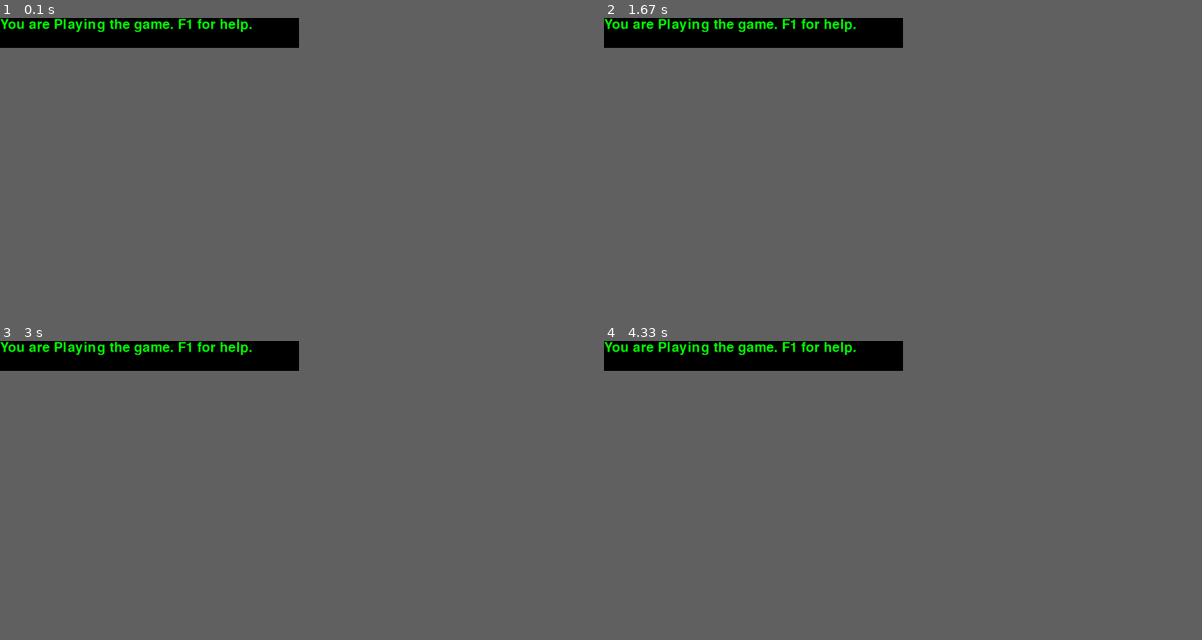
Above: before the commit, frames 1-4 (two rows, left to right).
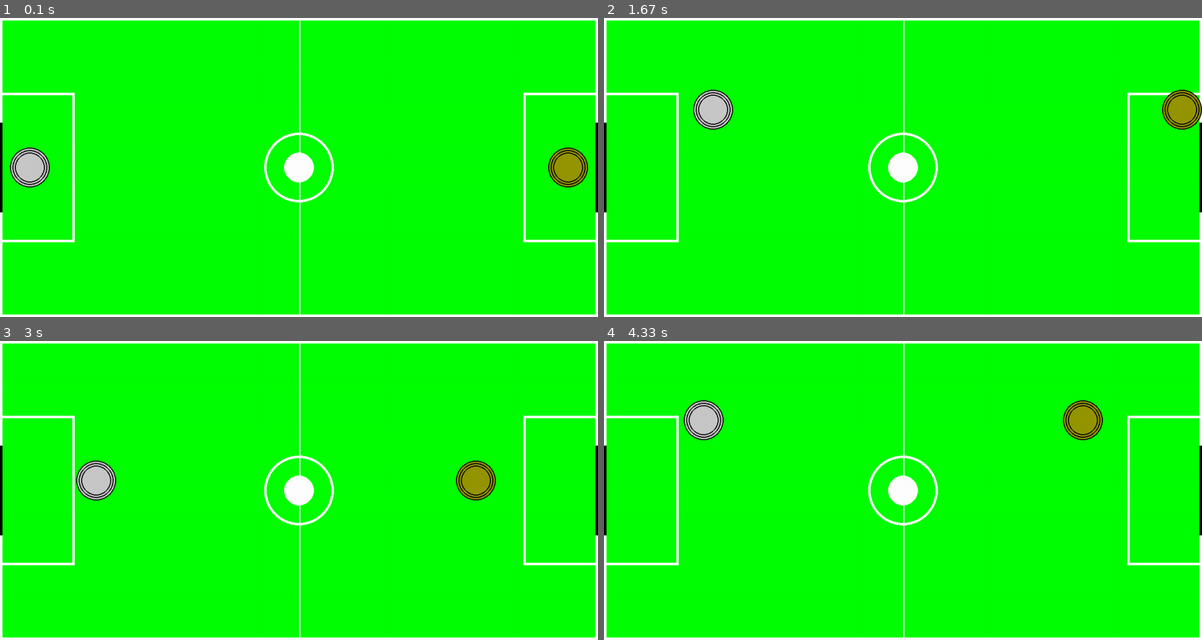
Above: after the commit, the same moments.

Repository: hentt30/game-ces22
Game: pygame game, started from main.py
Two runs of this game, one before a commit and one after it. Both use one fixed random seed, a clock stepped at 60 frames per second and the inputs below.
Inputs:
- Up to frame 1 (0.1 s): no input
- Up to frame 2 (1.67 s): hold A 0.33-0.8 s; hold Right 0.33-0.8 s; hold Right 0.83-1.3 s; hold D 0.83-1.3 s; hold Up 1.33-1.63 s; hold W 1.33-1.63 s
- Up to frame 3 (3 s): hold Right 1.67-2.13 s; hold D 1.67-2.13 s; hold Left 2.17-2.7 s; hold A 2.17-2.7 s; hold Down from 2.73 s (still down); hold S from 2.73 s (still down)
- Up to frame 4 (4.33 s): release Down at 3.03 s; release S at 3.03 s; hold Left 3.07-3.47 s; hold A 3.07-3.47 s; hold Up 3.5-3.87 s; hold W 3.5-3.87 s; hold Right from 3.9 s (still down); hold D from 3.9 s (still down)
In our replay, the window is 450x45 before the commit and 900x450 after it. These sizes can differ from the game's own. Grey fills any space a smaller window leaves; there, only what the larger window draws over its background counts as a difference.

The runs differ from the first frame. In frame 1, 10% of the frame differs, in the area x 0-100%, y 0-100%; in frame 2, 10%; in frame 3, 10%; in frame 4, 10%.

Commit message:
adding paddle moviment

Diff:
--- a/game/config/constants.py
+++ b/game/config/constants.py
@@ -1,8 +1,7 @@
-
 import sys
-
 """ All sizes in pixels and speeds in pixels per second """
 FPS = 60
+TIME_DELTA = 0.016
 
 # Screen size
 HEIGHT = 600
@@ -14,12 +13,14 @@
 PADDLE_MASS = 2000
 
 # Paddle 1 start position.
-PADDLE1X = 20
-PADDLE1Y = HEIGHT / 2
+PADDLE_LEFT_X = 60
+PADDLE_LEFT_Y = HEIGHT / 2
+PADDLE_LEFT_COLOR = (200, 200, 200)
 
 # Paddle 2 start position.
-PADDLE2X = WIDTH - 20
-PADDLE2Y = HEIGHT / 2
+PADDLE_RIGHT_X = WIDTH - 60
+PADDLE_RIGHT_Y = HEIGHT / 2
+PADDLE_RIGHT_COLOR = (150, 150, 0)
 
 # Puck
 PUCK_SIZE = 30
@@ -28,8 +29,8 @@
 
 # Goal Position
 GOAL_WIDTH = 180
-GOAL_Y1 = HEIGHT / 2 - GOAL_WIDTH / 2
-GOAL_Y2 = HEIGHT / 2 + GOAL_WIDTH / 2
+GOAL_Y = HEIGHT / 2 - GOAL_WIDTH / 2
+GOAL_Y_RIGHT = HEIGHT / 2 + GOAL_WIDTH / 2
 
 # Speed levels
 EASY = 450
@@ -39,7 +40,7 @@
 # color
 BLACK = (0, 0, 0)
 WHITE = (255, 255, 255)
-
+BACKGROUND_COLOR = (0, 255, 0)
 # Scoring
 SCORE_LIMIT = 5
 ROUND_LIMIT = 2
@@ -56,3 +57,12 @@
 
 # info button
 INFO_BUTTON_RADIUS = 32
+
+# sides
+LEFT = 0
+RIGHT = 1
+
+# strings
+
+PADDLE_RIGHT = "paddle_right"
+PADDLE_LEFT = "paddle_left"
--- a/game/controllers/keyboard.py
+++ b/game/controllers/keyboard.py
@@ -22,13 +22,3 @@
                 # Se a janela fechar
                 if (event.type == pygame.QUIT):
                     self.event_manager.post(QuitEvent())
-                if (event.type == pygame.KEYDOWN):
-                    if (event.key == pygame.K_ESCAPE):
-                        self.event_manager.post(StateChangeEvent(None))
-                    else:
-                        self.keydown_play(event)
-
-    def keydown_play(self, event):
-        """ Gerencia as teclas apertadas durante o jogo
-        """
-        self.event_manager.post(InputEvent(event.unicode, None))
--- a/game/model/game.py
+++ b/game/model/game.py
@@ -1,4 +1,5 @@
 from game.subscriber.events import *
+from game.model.state import State
 
 
 class GameEngine:
@@ -9,12 +10,16 @@
         self.event_manager = event_manager
         self.event_manager.subscribe_listener(self)
         self.keep_going = False
+        self.state = State(event_manager)
 
     def notify(self, event) -> None:
         """ Receber a notificação do gerenciador de eventos
         """
         if (isinstance(event, QuitEvent)):
             self.keep_going = False
+
+        if (isinstance(event, TickEvent)):
+            self.state.update()
 
     def run(self):
         """ Inicia o  jogo
--- /dev/null
+++ b/game/model/paddle.py
@@ -0,0 +1,75 @@
+import pygame
+import math
+from game.config.constants import *
+
+
+class Paddle:
+    def __init__(self, x, y, side):
+        self.x = x
+        self.y = y
+        self.radius = PADDLE_SIZE
+        self.speed = PADDLE_SPEED
+        self.mass = PADDLE_MASS
+        self.side = side  # 0 left and 1 right
+        self.time_delta = TIME_DELTA
+        self.field_height = HEIGHT
+        self.field_width = WIDTH
+        self.angle = 0
+
+    def check_vertical_bounds(self):
+        # top
+        if (self.y - self.radius <= 0):
+            self.y = self.radius
+        elif (self.y + self.radius > self.field_height):
+            self.y = self.field_height - self.radius
+
+    def check_left_boundary(self):
+        if (self.x - self.radius <= 0):
+            self.x = self.radius
+        elif (self.x + self.radius > int(self.field_width / 2)
+              and self.side == LEFT):
+            self.x = int(self.field_width / 2) - self.radius
+
+    def check_right_boundary(self):
+
+        if (self.x + self.radius > self.field_width):
+            self.x = self.field_width - self.radius
+
+        elif (self.x - self.radius < int(self.field_width / 2)
+              and self.side == RIGHT):
+            self.x = int(self.field_width / 2) + self.radius
+
+    def move(self, up, down, left, right):
+        dx, dy = self.x, self.y
+        self.x += (right - left) * self.speed * self.time_delta
+        self.y += (down - up) * self.speed * self.time_delta
+
+        dx = self.x - dx
+        dy = self.y - dy
+
+        self.angle = math.atan2(dy, dx)
+
+    def get_pos(self):
+        return self.x, self.y
+
+    def reset(self, start_x, start_y):
+        self.x = start_x
+        self.y = start_y
+
+    def update(self):
+        key_presses = key_presses = pygame.key.get_pressed()
+        if (self.side == LEFT):
+            up = key_presses[pygame.K_w]
+            down = key_presses[pygame.K_s]
+            right = key_presses[pygame.K_d]
+            left = key_presses[pygame.K_a]
+        else:
+            up = key_presses[pygame.K_UP]
+            down = key_presses[pygame.K_DOWN]
+            right = key_presses[pygame.K_RIGHT]
+            left = key_presses[pygame.K_LEFT]
+
+        self.move(up, down, left, right)
+        self.check_vertical_bounds()
+        self.check_left_boundary()
+        self.check_right_boundary()
--- /dev/null
+++ b/game/model/state.py
@@ -0,0 +1,25 @@
+from game.subscriber.events import *
+from game.model.paddle import Paddle
+from game.config.constants import *
+
+
+class State(object):
+    def __init__(self, event_manager):
+        self.event_manager = event_manager
+        self.paddle_right = Paddle(PADDLE_RIGHT_X, PADDLE_RIGHT_Y, RIGHT)
+        self.paddle_left = Paddle(PADDLE_LEFT_X, PADDLE_LEFT_Y, LEFT)
+
+    def get_state(self):
+        state = {
+            "paddle_right": self.paddle_right.get_pos(),
+            "paddle_left": self.paddle_left.get_pos()
+        }
+        return state
+
+    def update(self):
+        """ Muda o estado do jogo e avisa a tela
+        """
+        self.paddle_left.update()
+        self.paddle_right.update()
+        ## Avisar que o estado foi mudado
+        self.event_manager.post(ChangeStateEvent())
--- a/game/subscriber/events.py
+++ b/game/subscriber/events.py
@@ -39,3 +39,11 @@
     """
     def __init__(self):
         self.name = "Init Event"
+
+
+
+class ChangeStateEvent(Event):
+    """ Inicializa tudo
+    """
+    def __init__(self):
+        self.name = "Change State Event"
--- /dev/null
+++ b/game/view/field.py
@@ -0,0 +1,60 @@
+import pygame
+from game.config.constants import *
+
+
+class Field(object):
+    def __init__(self) -> None:
+        """ Instanciar variáveis para descrever um campo
+        """
+        self.height = HEIGHT
+        self.width = WIDTH
+        self.white = WHITE
+        self.black = BLACK
+        self.goal_width = GOAL_WIDTH
+        self.goal_y = GOAL_Y
+        self.background_color = BACKGROUND_COLOR
+
+    def draw_center_circle(self, screen) -> None:
+        """ Desenha o círculo central
+        """
+        pygame.draw.circle(screen, self.white,
+                           (int(self.width / 2), int(self.height / 2)), 70, 5)
+
+    def draw_rectangle_field(self, screen) -> None:
+        """Desenha o retângulo principal do campo
+        """
+        pygame.draw.rect(screen, self.white, (0, 0, self.width, self.height),
+                         5)
+
+    def draw_defense_areas(self, screen) -> None:
+        """ Desenha as áreas de defesa
+        """
+        pygame.draw.rect(screen, self.white,
+                         (0, int(self.height / 2) - 150, 150, 300), 5)
+        pygame.draw.rect(
+            screen, self.white,
+            (self.width - 150, int(self.height / 2) - 150, 150, 300), 5)
+
+    def draw_goals(self, screen) -> None:
+        """ Desenha os gols
+        """
+        pygame.draw.rect(screen, self.black,
+                         (0, self.goal_y, 5, self.goal_width))
+        pygame.draw.rect(screen, self.black,
+                         (self.width - 5, self.goal_y, 5, self.goal_width))
+
+    def draw_field_divider(self, screen) -> None:
+        """ Desenha o divisor do campo
+        """
+        pygame.draw.rect(screen, self.white,
+                         (self.width / 2, 0, 3, self.height))
+
+    def render(self, screen) -> None:
+        """ Desenha o campo de futebol
+        """
+        screen.fill(self.background_color)
+        self.draw_center_circle(screen)
+        self.draw_rectangle_field(screen)
+        self.draw_defense_areas(screen)
+        self.draw_field_divider(screen)
+        self.draw_goals(screen)
--- /dev/null
+++ b/game/view/paddle.py
@@ -0,0 +1,23 @@
+import pygame
+
+from game.config.constants import *
+
+
+class Paddle:
+    def __init__(self, x, y, color):
+        self.x = x
+        self.y = y
+        self.radius = PADDLE_SIZE
+        self.color = color
+
+    def update(self, position) -> None:
+        self.x = position[0]
+        self.y = position[1]
+
+    def render(self, screen):
+        position = (int(self.x), int(self.y))
+
+        pygame.draw.circle(screen, self.color, position, self.radius, 0)
+        pygame.draw.circle(screen, (0, 0, 0), position, self.radius, 2)
+        pygame.draw.circle(screen, (0, 0, 0), position, self.radius - 5, 2)
+        pygame.draw.circle(screen, (0, 0, 0), position, self.radius - 10, 2)
--- a/game/view/puck.py
+++ b/game/view/puck.py
@@ -1,36 +1,14 @@
 import pygame
-import game
-import math
-import constants
+from game.config.constants import *
 
-Class Puck :
 
-    #Incializar
+class Puck(object):
     def __init__(self, x, y):
         self.x = x
         self.y = y
-        self.radius = constants.PUCK_SIZE
-        self.speed = constants.PUCK_SPEED
-        self.mass = constants.PUCK_MASS
-        self.angle = 0
+        self.radius = PUCK_SIZE
+        self.white = WHITE
 
-    #Definir condições de movimento
-    def move(self, time_delta):
-        self.x = self.x + math.sin(self.angle) * self.speed * time_delta
-        self.y = self.y - math.cos(self.angle) * self.speed * time_delta
-
-        self.speed = self.speed * constants.FRICTION
-
-
-    def update( vx, vy):
-    """
-        It receives the velocity values and update the puck
-    """
-
-        # Determinar o angulo e a velocidade do puck apos a colisão
-        self.speed=  math.hypot(vx, vy)
-        self.angle = math.pi / 2 - math.atan2(vy, vx)
-
-        # Limitar a velocidade
-        if self.speed > constants.MAX_SPEED:
-            self.speed = constants.MAX_SPEED
+    def render(self, screen):
+        pygame.draw.circle(screen, self.white, (int(self.x), int(self.y)),
+                           self.radius)
--- a/game/view/pygame_view.py
+++ b/game/view/pygame_view.py
@@ -1,5 +1,9 @@
 import pygame
+from game.view.field import Field
+from game.view.puck import Puck
+from game.view.paddle import Paddle
 from game.subscriber.events import *
+from game.config.constants import *
 
 
 class PyGameView(object):
@@ -12,6 +16,13 @@
         self.screen = None
         self.clock = None
         self.small_font = None
+        self.fps = FPS
+        self.field = Field()
+        self.paddle_right = Paddle(PADDLE_RIGHT_X, PADDLE_RIGHT_Y,
+                                   PADDLE_RIGHT_COLOR)
+        self.paddle_left = Paddle(PADDLE_LEFT_X, PADDLE_LEFT_Y,
+                                  PADDLE_LEFT_COLOR)
+        self.puck = Puck(WIDTH / 2, HEIGHT / 2)
 
     def notify(self, event) -> None:
         """ Notifica a tela dos eventos possíveis
@@ -21,20 +32,34 @@
         elif (isinstance(event, QuitEvent)):
             self.is_initialized = False
             pygame.quit()
+        elif (isinstance(event, ChangeStateEvent)):
+            if (not self.is_initialized):
+                return
+            self.update()
         elif (isinstance(event, TickEvent)):
             if (not self.is_initialized):
                 return
             self.render_play()
-            self.clock.tick(30)
 
     def render_play(self) -> None:
         """ Renderiza o jogo
         """
+        self.clock.tick(self.fps)
         self.screen.fill((0, 0, 0))
-        somewords = self.small_font.render(
-            'You are Playing the game. F1 for help.', True, (0, 255, 0))
-        self.screen.blit(somewords, (0, 0))
+        self.field.render(self.screen)
+        self.paddle_right.render(self.screen)
+        self.paddle_left.render(self.screen)
+        self.puck.render(self.screen)
+        #self.screen.blit("", (0, 0))
         pygame.display.flip()
+
+    def update(self) -> None:
+        """ Atualiza a posição dos objetos
+        """
+        new_state = self.model.state.get_state()
+
+        self.paddle_right.update(new_state[PADDLE_RIGHT])
+        self.paddle_left.update(new_state[PADDLE_LEFT])
 
     def initialize(self) -> None:
         """
@@ -42,8 +67,8 @@
         """
         result = pygame.init()
         pygame.font.init()
-        pygame.display.set_caption('demo game')
-        self.screen = pygame.display.set_mode((600, 60))
+        pygame.display.set_caption('air hockey')
+        self.screen = pygame.display.set_mode((1200, 600))
         self.clock = pygame.time.Clock()
         self.small_font = pygame.font.Font(None, 40)
         self.is_initialized = True
--- a/game/view/render_field.py
+++ /dev/null
@@ -1,35 +0,0 @@
-import sys
-import pygame
-import screen
-import constants
-
-
-def render_field (screen, game):
-    """
-    this function renders some aspects of the field
-    """
-    # simplify variable names
-    width, height = constants.WIDTH, constants.HEIGHT
-
-    # fill the context with the background color
-    screen.fill (game.background_color)
-
-    # draw the center of circle
-    pygame.draw.circle(screen, constants.WHITE, (int(width / 2), int(height / 2)), 70, 5)
-
-    # draw the rectangle of field
-    pygame.draw.rect(screen, constants.WHITE, (0, 0, width, height), 5)
-
-    # draw the defense areas
-    pygame.draw.rect(screen, constants.WHITE, (0, int(height / 2) - 150, 150, 300), 5)
-    pygame.draw.rect(screen, constants.WHITE, (width - 150, int(height / 2)- 150, 150, 300), 5)
-
-    # draw the goals
-    pygame.draw.rect(screen, constants.BLACK, (0, constants.GOAL_Y1, 5, constants.GOAL_WIDTH))
-    pygame.draw.rect(screen, constants.BLACK, (width - 5, constants.GOAL_Y1, 5, constants.GOAL_WIDTH))
-
-    # draw the field divider
-    pygame.draw.rect(screen, constants.WHITE, (width / 2, 0, 3, height))
-
-    # pause the game
-    screen.blit(pause_image, (width / 2 - 32, height - 70))
